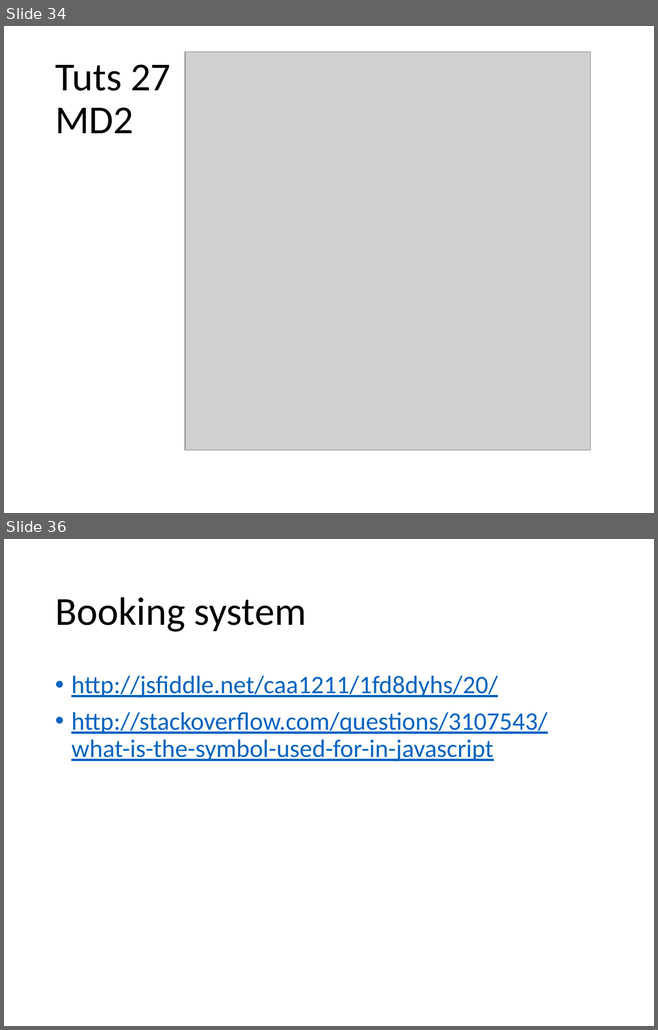
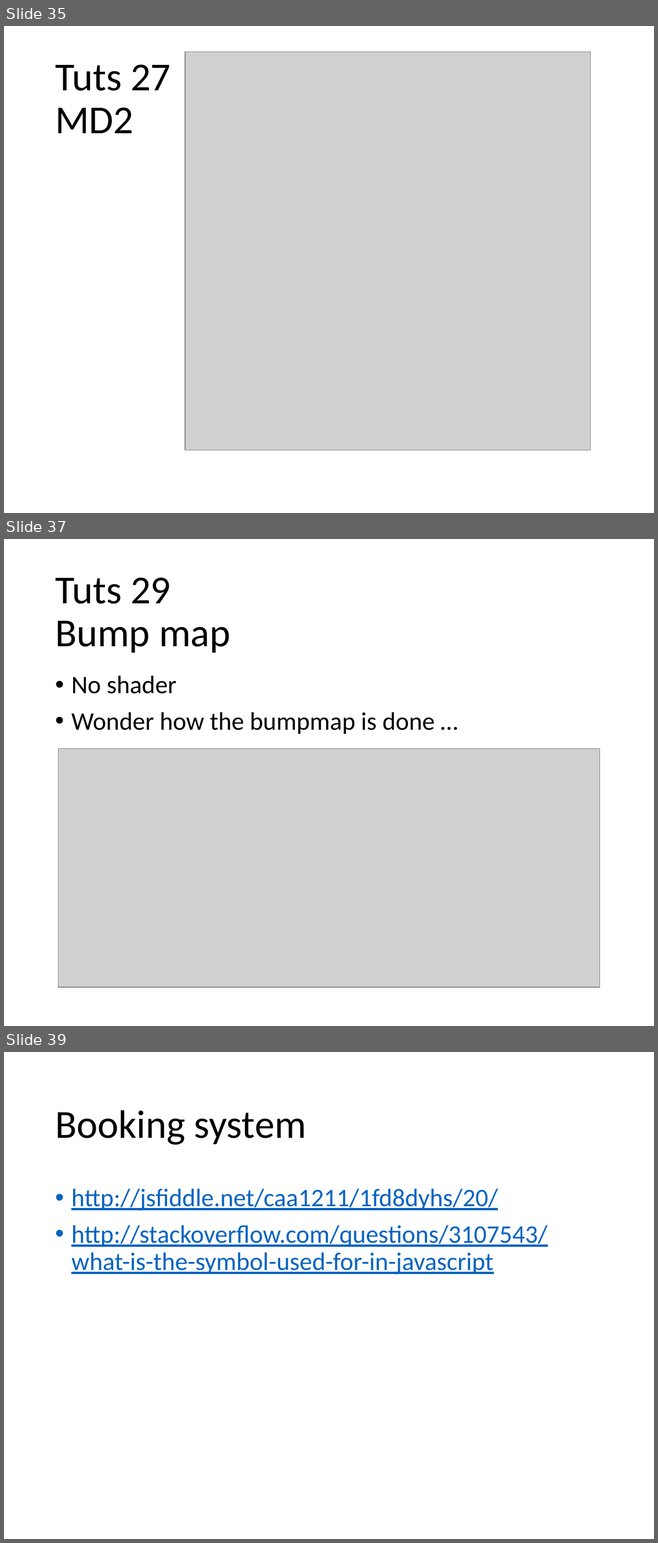
Before and after one commit to caa1211/tutsplus, a slide deck: threejs-tuts-3.pptx. Shown one above the other, each under a label of ours: slides 34 and 36 before the commit, slides 35, 37 and 39 after it; the slides between them are not shown. The pictures are 658x1030 and 658x1543 pixels, drawn with LibreOffice and Linux fonts; fonts in the diff are those of the drawing; grey boxes stand for pictures. Boxes give left, top, right and bottom in pixels: in the first picture for what was removed or moved away, otherwise in the second. Text is boxed around its words. In the diff, an @@ line names an element or a change of style, - is before the commit and + after.

Commit message:
new tuts for bump/normal map

```diff
--- a/threejs-tuts-3.pptx
+++ b/threejs-tuts-3.pptx
@@ slide 37 added at (x1=4, y1=539, x2=654, y2=1026), background #FFFFFF @@
@@ title added at (x1=55, y1=577, x2=230, y2=653), 44 pt, text #000000 @@
+Tuts 29
+Bump map
@@ text added at (x1=71, y1=675, x2=434, y2=734), 28 pt, text #000000 @@
+• No shader
+• Wonder how the bumpmap is done …
@@ picture added at (x1=58, y1=749, x2=599, y2=988) @@
@@ what was slide 34 is now slide 35 @@
@@ what was slide 36 is now slide 39 @@
```
Also in this commit, not shown: 2 other slides added, 10 other files.
